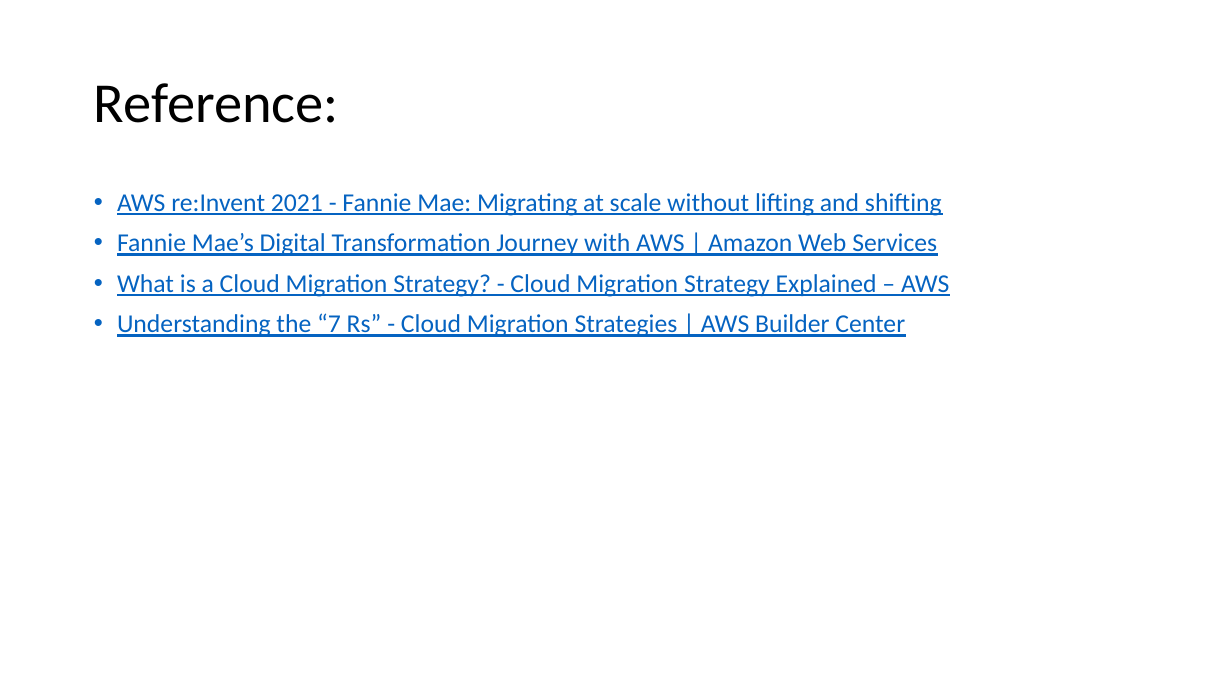
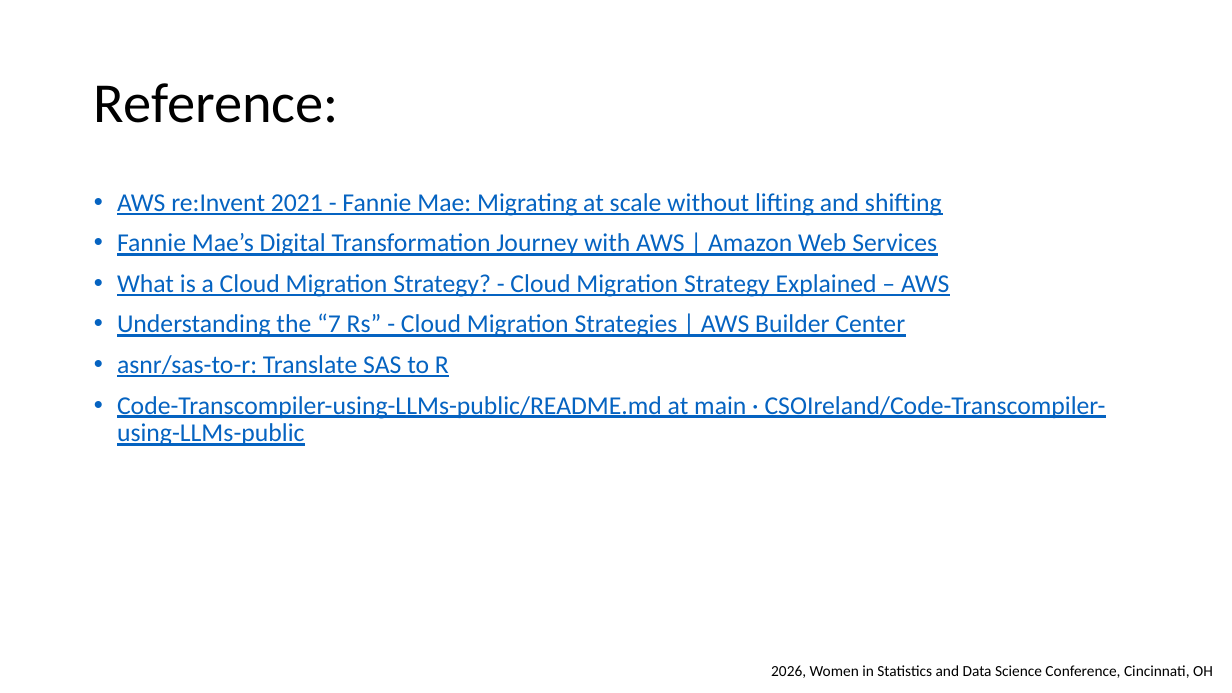
Before and after one commit to wx2123/WSDS-2026-OH, a slide deck: slide 15 of 2026 WSDS - Wujian Xue.pptx. Drawn at 1232x693 pixels with LibreOffice and Linux fonts; fonts in the diff are those of the drawing. Boxes give left, top, right and bottom in pixels: in the first picture for what was removed or moved away, otherwise in the second. Text is boxed around its words. In the diff, an @@ line names an element or a change of style, - is before the commit and + after.

```diff
--- a/2026 WSDS - Wujian Xue.pptx
+++ b/2026 WSDS - Wujian Xue.pptx
@@ text at (x1=117, y1=355, x2=1106, y2=446): paragraphs added @@
+• asnr/sas-to-r: Translate SAS to R
+• Code-Transcompiler-using-LLMs-public/README.md at main · CSOIreland/Code-Transcompiler-using-LLMs-public
@@ text added at (x1=771, y1=665, x2=1213, y2=678), 12 pt, text #000000 @@
+2026, Women in Statistics and Data Science Conference, Cincinnati, OH
```
Also in this commit, not shown: 10 other slides changed.
